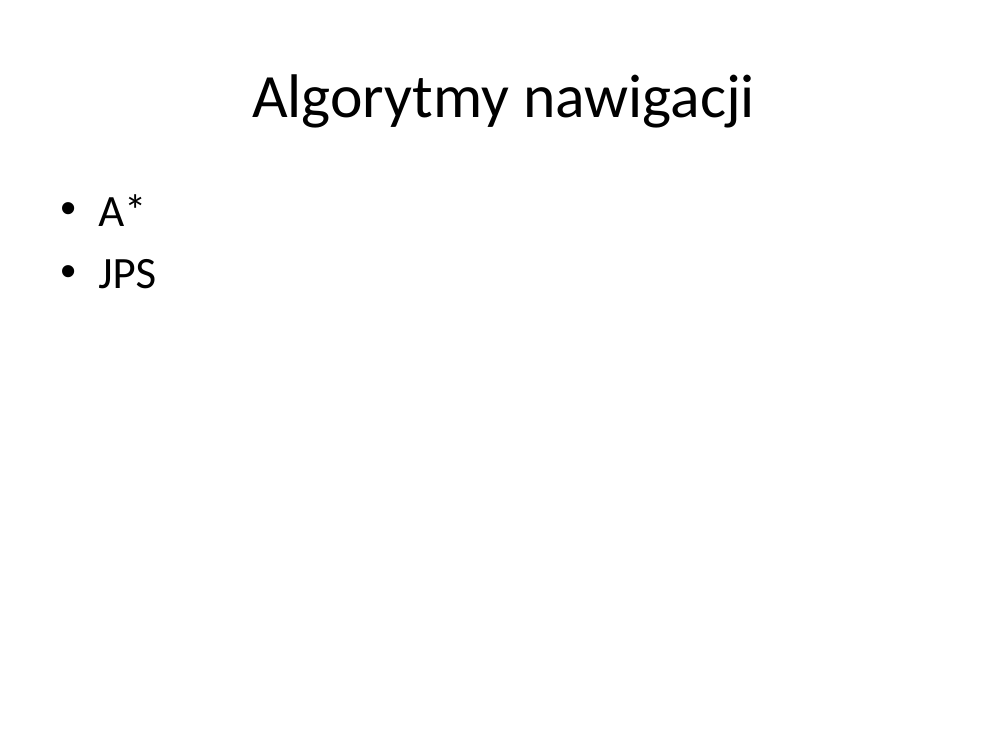
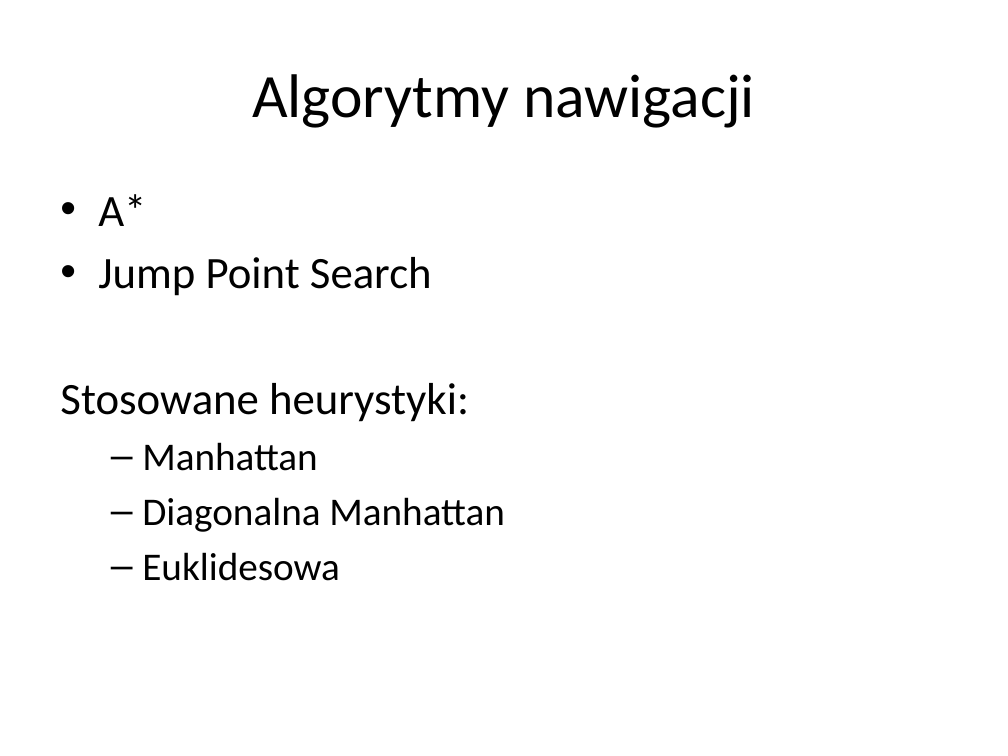
Before and after one commit to sskullgra/Character-Navigation, a slide deck: slide 4 of Nawigacja w grach komputerowych.pptx (slide 5 before the commit). Drawn at 1008x756 pixels with LibreOffice and Linux fonts; fonts in the diff are those of the drawing. Boxes give left, top, right and bottom in pixels: in the first picture for what was removed or moved away, otherwise in the second. Text is boxed around its words. In the diff, an @@ line names an element or a change of style, - is before the commit and + after.

```diff
--- a/Nawigacja w grach komputerowych.pptx
+++ b/Nawigacja w grach komputerowych.pptx
@@ text at (60, 257, 504, 581): text changed; size 32 to 28 pt @@
-• JPS
+• Jump Point Search
+Stosowane heurystyki:
+  – Manhattan
+  – Diagonalna Manhattan
+  – Euklidesowa
```
Also in this commit, not shown: 6 other slides changed, 2 slides added, 2 slides removed, 1 other file.
